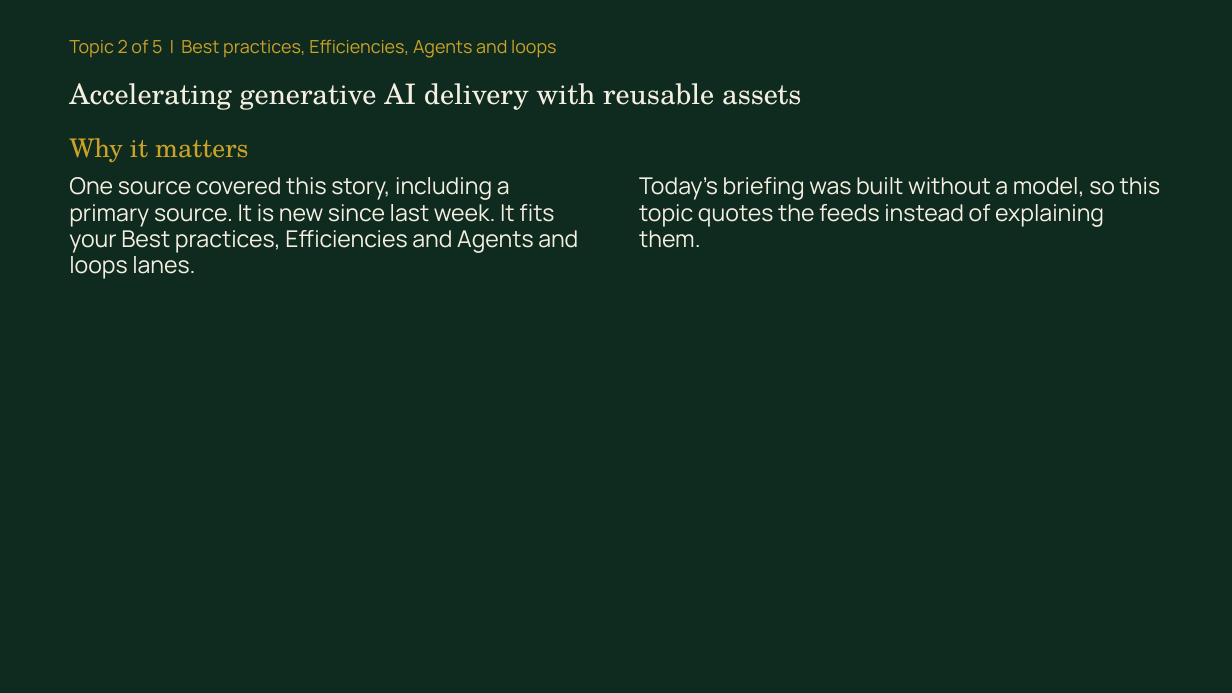
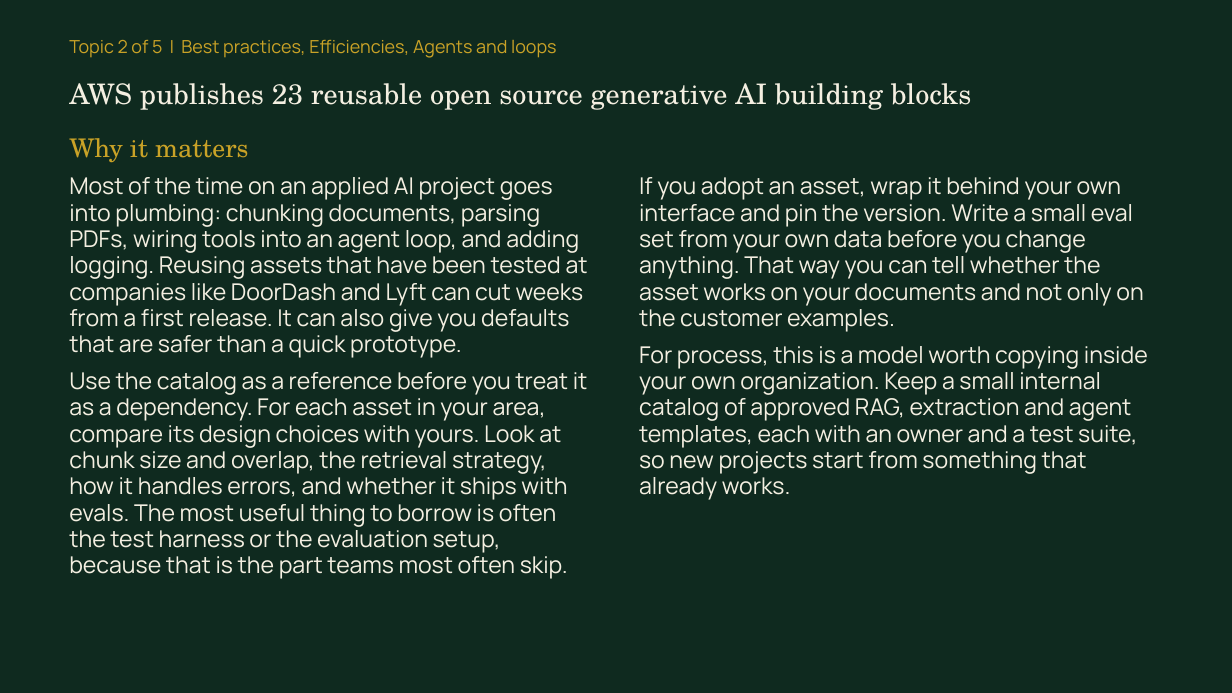
Before and after one commit to syb-code/news-digest, a slide deck: slide 6 of docs/learn/2026-11-11/briefing.pptx. Drawn at 1232x693 pixels with LibreOffice and Linux fonts; fonts in the diff are those of the drawing. Boxes give left, top, right and bottom in pixels: in the first picture for what was removed or moved away, otherwise in the second. Text is boxed around its words. In the diff, an @@ line names an element or a change of style, - is before the commit and + after.

```diff
--- a/docs/learn/2026-11-11/briefing.pptx
+++ b/docs/learn/2026-11-11/briefing.pptx
@@ text at bbox=[69, 83, 972, 110]: text changed @@
-Accelerating generative AI delivery with reusable assets
+AWS publishes 23 reusable open source generative AI building blocks
@@ text at bbox=[69, 177, 588, 579]: text changed @@
-One source covered this story, including a primary source. It is new since last week. It fits your Best practices, Efficiencies and Agents and loops lanes.
+Most of the time on an applied AI project goes into plumbing: chunking documents, parsing PDFs, wiring tools into an agent loop, and adding logging. Reusing assets that have been tested at companies like DoorDash and Lyft can cut weeks from a first release. It can also give you defaults that are safer than a quick prototype.
+Use the catalog as a reference before you treat it as a dependency. For each asset in your area, compare its design choices with yours. Look at chunk size and overlap, the retrieval strategy, how it handles errors, and whether it ships with evals. The most useful thing to borrow is often the test harness or the evaluation setup, because that is the part teams most often skip.
@@ text at bbox=[639, 177, 1148, 500]: text changed @@
-Today's briefing was built without a model, so this topic quotes the feeds instead of explaining them.
+If you adopt an asset, wrap it behind your own interface and pin the version. Write a small eval set from your own data before you change anything. That way you can tell whether the asset works on your documents and not only on the customer examples.
+For process, this is a model worth copying inside your own organization. Keep a small internal catalog of approved RAG, extraction and agent templates, each with an owner and a test suite, so new projects start from something that already works.
```
Also in this commit, not shown: 16 other slides changed, 5 other files.
